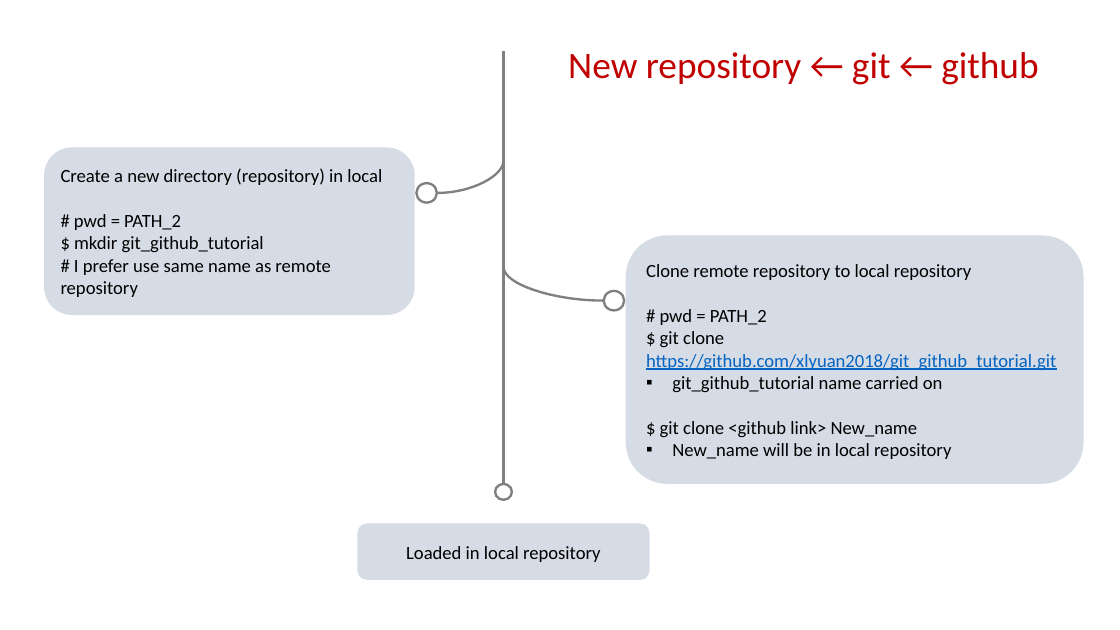
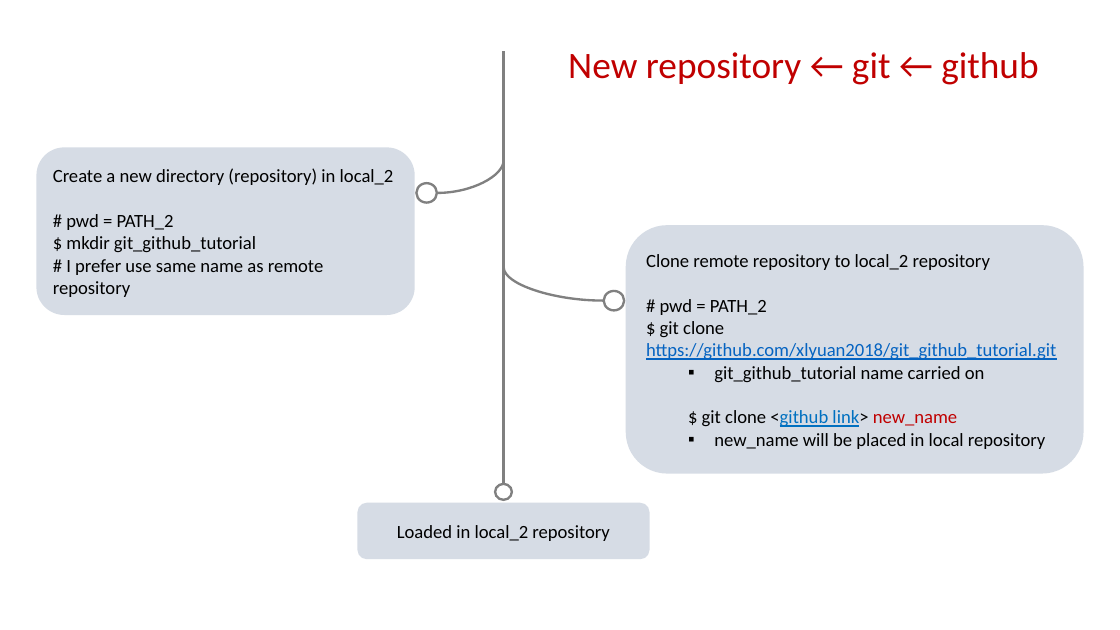
Before and after one commit to xlyuan2018/git_github_tutorial, a slide deck: slide 14 of Git_GitHub.pptx (slide 13 before the commit). Drawn at 1120x630 pixels with LibreOffice and Linux fonts; fonts in the diff are those of the drawing. Boxes give left, top, right and bottom in pixels: in the first picture for what was removed or moved away, otherwise in the second. Text is boxed around its words. In the diff, an @@ line names an element or a change of style, - is before the commit and + after.

```diff
--- a/Git_GitHub.pptx
+++ b/Git_GitHub.pptx
@@ rounded rectangle "Create a new directory (repository) ...": place and size @@
-rounded rectangle "Create a new directory (repository) ..." at bbox=[45, 147, 415, 315]
+rounded rectangle "Create a new directory (repository) ..." at bbox=[36, 147, 414, 315]
@@ text in rounded rectangle at bbox=[53, 168, 394, 185]: text changed @@
-Create a new directory (repository) in local
+Create a new directory (repository) in local_2
@@ rounded rectangle "Clone remote repository to local_2 ...": place and size @@
-rounded rectangle "Clone remote repository to local_2 ..." at bbox=[626, 235, 1084, 484]
+rounded rectangle "Clone remote repository to local_2 ..." at bbox=[626, 225, 1084, 474]
@@ text in rounded rectangle at bbox=[646, 254, 990, 270]: text changed @@
-Clone remote repository to local repository
+Clone remote repository to local_2 repository
@@ text in rounded rectangle at bbox=[714, 366, 985, 382]: list level 1 to 2 in "git_github_tutorial name carried on" @@
@@ text in rounded rectangle at bbox=[702, 410, 1045, 449]: text changed @@
-$ git clone <github link> New_name
-▪ New_name will be in local repository
+  $ git clone <github link> new_name
+  ▪ new_name will be placed in local repository
@@ rounded rectangle "Loaded in local_2 repository": place and size @@
-rounded rectangle "Loaded in local_2 repository" at bbox=[358, 523, 650, 580]
+rounded rectangle "Loaded in local_2 repository" at bbox=[358, 502, 650, 559]
@@ text in rounded rectangle at bbox=[397, 525, 609, 541]: text changed @@
-Loaded in local repository
+Loaded in local_2 repository
```
Also in this commit, not shown: 17 other slides changed, 1 slide added, 5 slides removed, 2 other files.
